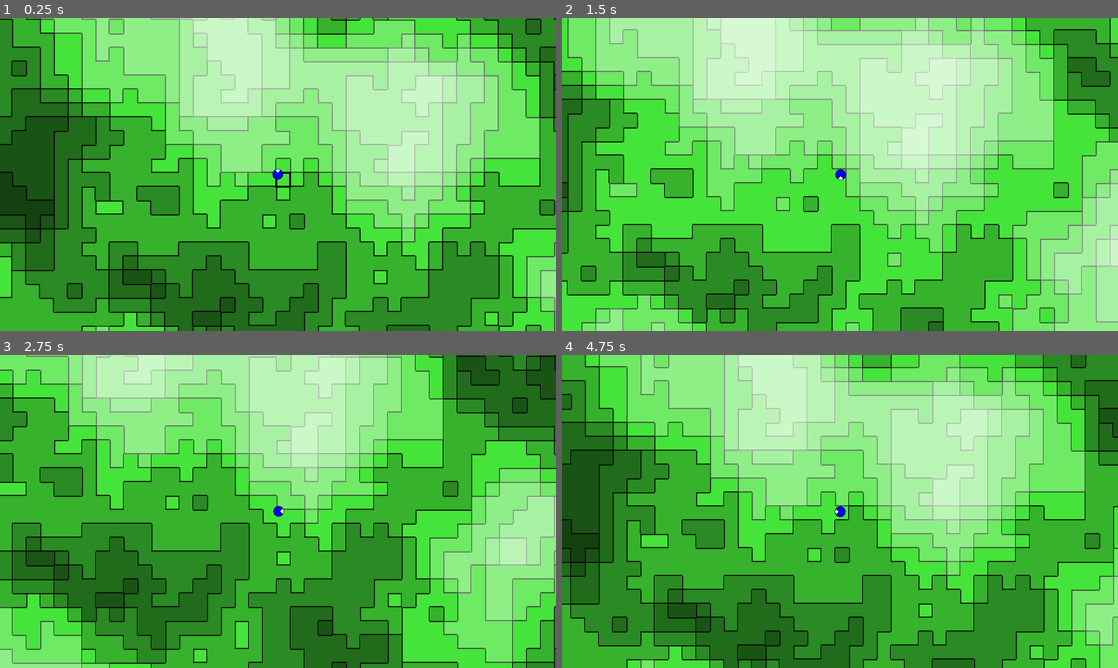
Above: before the commit, frames 1-4 (two rows, left to right).
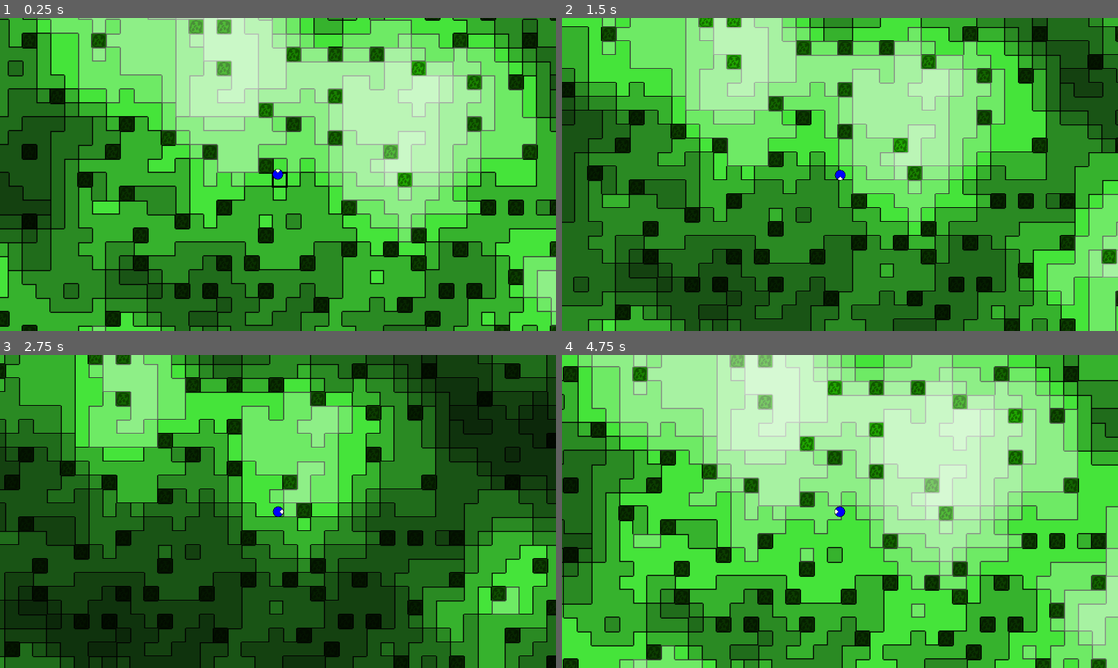
Above: after the commit, the same moments.

Repository: Bolgeg/godot_cuadrados
Game: Godot game, scene res://scenes/game.tscn
Same seed, same stepped clock (60 frames per second), same inputs: the game is played once before the commit and once after it.
Inputs (mouse positions are in pixels of both pictures, inside the frame that each line leads up to):
- Up to frame 1 (0.25 s): no input
- Up to frame 2 (1.5 s): tap Enter at 0.5 s; move the mouse to (962, 158) at 0.52 s; hold D (move_right) 0.53-1.28 s; click (962, 158) at 0.67 s; move the mouse to (728, 190) at 1.27 s; hold S (move_down) from 1.28 s (still down)
- Up to frame 3 (2.75 s): move the mouse to (333, 442) at 2.02 s; release S (move_down) at 2.03 s; hold D (move_right) from 2.03 s (still down)
- Up to frame 4 (4.75 s): move the mouse to (812, 574) at 2.77 s; release D (move_right) at 2.78 s; hold W (move_up) 2.78-3.53 s; click (812, 574) at 2.92 s; move the mouse to (1006, 558) at 3.52 s; hold A (move_left) from 3.53 s (still down); move the mouse to (673, 464) at 4.27 s

The runs differ from the first frame. In frame 1, 22% of the frame differs, in the area x 0-100%, y 0-100%; in frame 2, 94%; in frame 3, 91%; in frame 4, 78%.

Commit message:
Add trees and ores

Diff:
--- a/scripts/globals.gd
+++ b/scripts/globals.gd
@@ -7,6 +7,14 @@
 	add_block_type("grass",1)
 	add_block_type("dirt",1)
 	add_block_type("stone",10)
+	add_block_type("leaves",1)
+	add_block_type("log",1)
+	add_block_type("copper_ore",10)
+	add_block_type("hard_stone",100)
+	add_block_type("tin_ore",10)
+	add_block_type("iron_ore",100)
+	add_block_type("wood",1)
+	add_block_type("stone_bricks",10)
 
 func get_base_block_type_name()->String:
 	return "stone"
--- a/scripts/world_generation.gd
+++ b/scripts/world_generation.gd
@@ -1,13 +1,72 @@
 extends Node
 
+const TREE_LOG_HEIGHT:=3
+const TREE_LEAVES_HEIGHT:=1
+const TREE_HEIGHT:=TREE_LOG_HEIGHT+TREE_LEAVES_HEIGHT
+
 var height_noise:FastNoiseLite
+var ore_presence_noise:FastNoiseLite
+var ore_type_noise:FastNoiseLite
+var tree_presence_noise:FastNoiseLite
 
 func _ready() -> void:
 	height_noise=FastNoiseLite.new()
 	height_noise.noise_type=FastNoiseLite.TYPE_PERLIN
 
+	ore_presence_noise=FastNoiseLite.new()
+	ore_presence_noise.noise_type=FastNoiseLite.TYPE_PERLIN
+
+	ore_type_noise=FastNoiseLite.new()
+	ore_type_noise.noise_type=FastNoiseLite.TYPE_PERLIN
+
+	tree_presence_noise=FastNoiseLite.new()
+	tree_presence_noise.noise_type=FastNoiseLite.TYPE_PERLIN
+
+func get_ore_presence_at(x:int,y:int,z:int)->bool:
+	const ORE_PRESENCE_SCALING:=16
+	return abs(ore_presence_noise.get_noise_3d(
+		x*ORE_PRESENCE_SCALING,y*ORE_PRESENCE_SCALING,z*ORE_PRESENCE_SCALING))>=0.2
+
+func get_ore_type_value_at(x:int,y:int,z:int)->float:
+	const ORE_TYPE_SCALING:=16
+	return ore_type_noise.get_noise_3d(x*ORE_TYPE_SCALING,y*ORE_TYPE_SCALING,z*ORE_TYPE_SCALING)
+
+func get_tree_presence_value_at(x:int,y:int)->float:
+	const TREE_PRESENCE_SCALING:=16
+	return abs(tree_presence_noise.get_noise_2d(
+		x*TREE_PRESENCE_SCALING,y*TREE_PRESENCE_SCALING))
+
+func get_tree_presence_at(x:int,y:int)->bool:
+	var value:=get_tree_presence_value_at(x,y)
+	for ry in range(-1,1+1):
+		for rx in range(-1,1+1):
+			if ry!=0 or rx!=0:
+				if get_tree_presence_value_at(x+rx,y+ry)>=value:
+					return false
+	return true
+
+func get_stone_depth_block(x:int,y:int,z:int)->String:
+	if not get_ore_presence_at(x,y,z):
+		return "stone"
+	var type_value=get_ore_type_value_at(x,y,z)
+	if type_value<=0:
+		return "copper_ore"
+	else:
+		return "tin_ore"
+
+func get_hard_stone_depth_block(x:int,y:int,z:int)->String:
+	if not get_ore_presence_at(x,y,z):
+		return "hard_stone"
+	var type_value=get_ore_type_value_at(x,y,z)
+	return "iron_ore"
+
 func generate_chunk(chunk:Chunk,world_seed:int):
+
 	height_noise.seed=world_seed
+	ore_presence_noise.seed=world_seed+1
+	ore_type_noise.seed=world_seed+2
+	tree_presence_noise.seed=world_seed+3
+
 	for y in range(Chunk.SIZE):
 		for x in range(Chunk.SIZE):
 			var column:=chunk.column_at(x,y)
@@ -26,4 +85,15 @@
 					type_name="grass"
 				elif depth<=4:
 					type_name="dirt"
+				elif depth<=8:
+					type_name=get_stone_depth_block(world_x,world_y,column.get_height())
+				else:
+					type_name=get_hard_stone_depth_block(world_x,world_y,column.get_height())
 				column.put_block(Block.create(type_name))
+
+			if height+TREE_HEIGHT<=BlockColumn.MAX_HEIGHT:
+				if get_tree_presence_at(world_x,world_y):
+					for i in range(TREE_LOG_HEIGHT):
+						column.put_block(Block.create("log"))
+					for i in range(TREE_LEAVES_HEIGHT):
+						column.put_block(Block.create("leaves"))
Binary file changed: assets/tiles.png
